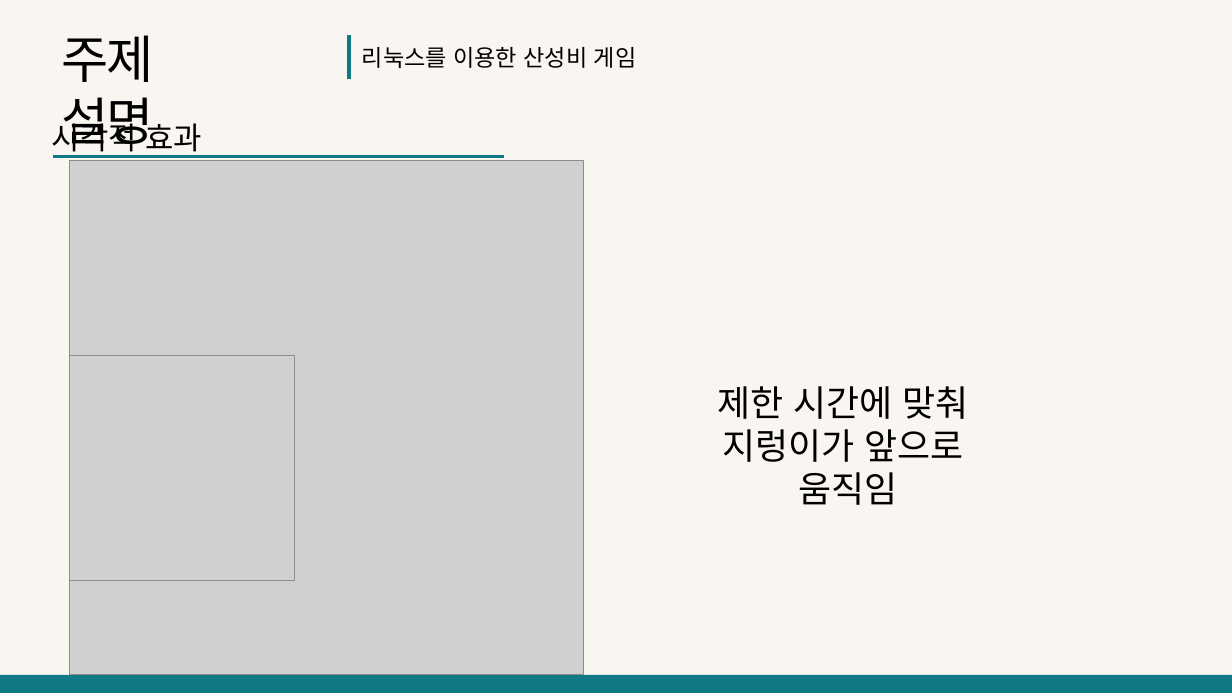
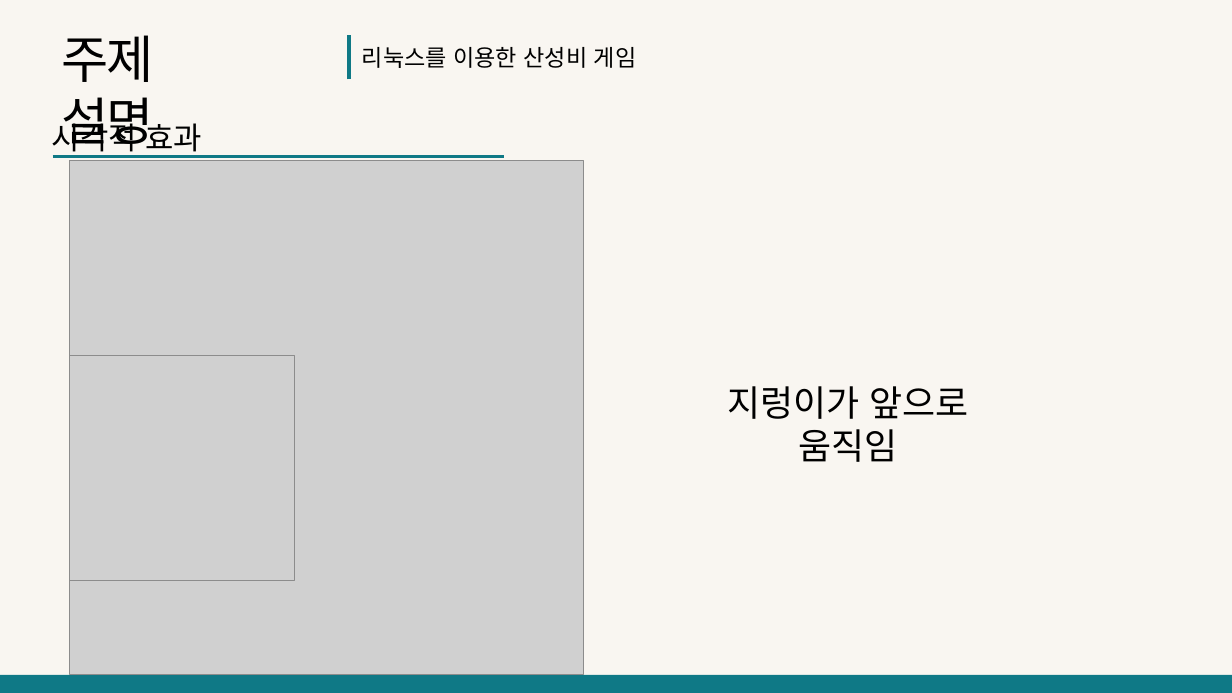
Before and after one commit to YoonShinWoong/typingGame, a slide deck: slide 5 of 10조_팀프발표.pptx. Drawn at 1232x693 pixels with LibreOffice and Linux fonts; fonts in the diff are those of the drawing; grey boxes stand for pictures; background and template pictures are left out. Boxes give left, top, right and bottom in pixels: in the first picture for what was removed or moved away, otherwise in the second. Text is boxed around its words. In the diff, an @@ line names an element or a change of style, - is before the commit and + after.

Commit message:
modification

```diff
--- a/10조_팀프발표.pptx
+++ b/10조_팀프발표.pptx
@@ text at box(718, 386, 969, 419): paragraph removed @@
-제한 시간에 맞춰
```
